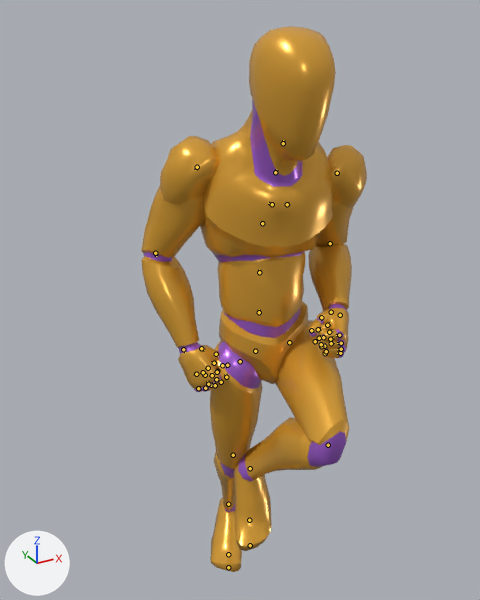
Two versions of the glTF model apps/web/public/models/anim-library.glb, one commit apart.
Rendered twice from a 50 mm camera at (-0.877, -1.443, 1.854) aimed at (-0.021, 0.114, 1.076). Arrows for +X, +Y and +Z are at lower left; the lights stay in place. The older version comes first. Both versions are drawn at frame 9 of the action 'Rig|Run_BackDiag_L_Loop'; the numbers are the values there. The bones that change, and the others that lie on the model, are drawn over the model as lines.

Names of what the first picture shows: 'Mannequin'.
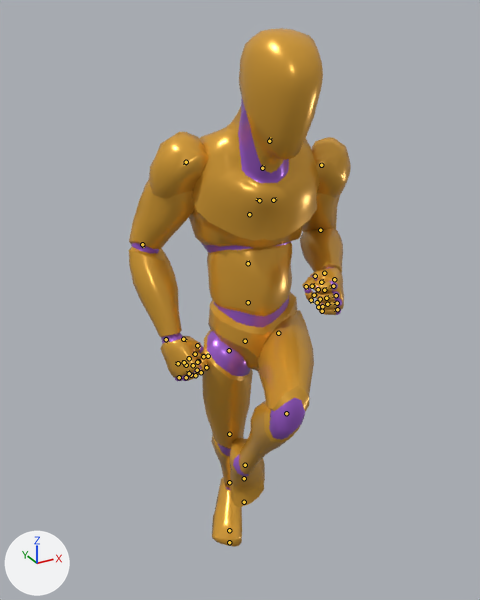
What the commit changed:
Bone 'pelvis' (bone_pelvis) moves from (0.0, 0.0001, -9e-05) to (0.0, -1e-05, -0.00072).
Bone 'pelvis' (bone_pelvis) turns from (-4, 6, 1) to (-5, 6, 1) degrees about its own x, y and z.
Bone 'spine_02' (bone_spine_02) turns from (9, -6, -5) to (5, -4, -5) degrees about its own x, y and z.
Bone 'spine_03' (bone_spine_03) turns from (26, -16, -2) to (34, -14, -1) degrees about its own x, y and z.
Bone 'neck_01' (bone_neck_01) turns from (-18, 10, -5) to (-18, 6, -4) degrees about its own x, y and z.
Bone 'Head' (bone_head) turns from (-2, 6, -1) to (-3, 7, -3) degrees about its own x, y and z.
Bone 'upperarm_l' (bone_upperarm_l) turns from (1, 32, -77) to (4, 30, -72) degrees about its own x, y and z.
Bone 'lowerarm_l' (bone_lowerarm_l) turns from (88, -23, 7) to (106, -24, 7) degrees about its own x, y and z.
Bone 'upperarm_r' (bone_upperarm_r) turns from (21, -40, 57) to (21, -35, 56) degrees about its own x, y and z.
Bone 'thigh_l' (bone_thigh_l) turns from (-65, 15, 28) to (-70, 30, 26) degrees about its own x, y and z.
Bone 'calf_l' (bone_calf_l) turns from (118, 2, 0) to (117, 2, 0) degrees about its own x, y and z.
Bone 'foot_l' (bone_foot_l) turns from (8, 21, -16) to (67, 8, -14) degrees about its own x, y and z.
Bone 'thigh_r' (bone_thigh_r) turns from (21, 36, 10) to (25, 34, 6) degrees about its own x, y and z.
Bone 'calf_r' (bone_calf_r) turns from (11, -1, 0) to (7, -1, 0) degrees about its own x, y and z.
Bone 'foot_r' (bone_foot_r) turns from (-11, 1, -3) to (-12, 0, 0) degrees about its own x, y and z.

Pixel boxes (x1, y1, x2, y2) of what changed, in the pictures (480 x 600 px):
'Mannequin', posed: before (141, 26, 367, 572); after (129, 28, 351, 547)
bone 'pelvis', root to tip: before (255, 351) to (255, 348); after (245, 341) to (245, 338)
bone 'spine_02', root to tip: before (259, 272) to (259, 269); after (248, 263) to (248, 260)
bone 'spine_03', root to tip: before (262, 223) to (263, 221); after (249, 214) to (250, 212)
bone 'neck_01', root to tip: before (275, 172) to (276, 169); after (262, 168) to (263, 165)
bone 'Head', root to tip: before (283, 143) to (283, 140); after (269, 141) to (270, 137)
bone 'upperarm_l', root to tip: before (337, 173) to (337, 175); after (321, 165) to (321, 167)
bone 'lowerarm_l', root to tip: before (330, 243) to (330, 245); after (320, 230) to (320, 231)
bone 'upperarm_r', root to tip: before (197, 167) to (195, 170); after (186, 162) to (184, 165)
bone 'thigh_l', root to tip: before (289, 342) to (290, 343); after (278, 333) to (278, 333)
bone 'calf_l', root to tip: before (328, 445) to (327, 445); after (286, 413) to (286, 414)
bone 'foot_l', root to tip: before (250, 468) to (249, 470); after (245, 465) to (245, 465)
bone 'thigh_r', root to tip: before (240, 361) to (240, 362); after (229, 350) to (229, 351)
bone 'calf_r', root to tip: before (233, 455) to (233, 456); after (229, 434) to (229, 435)
bone 'foot_r', root to tip: before (228, 504) to (228, 505); after (229, 482) to (229, 484)
